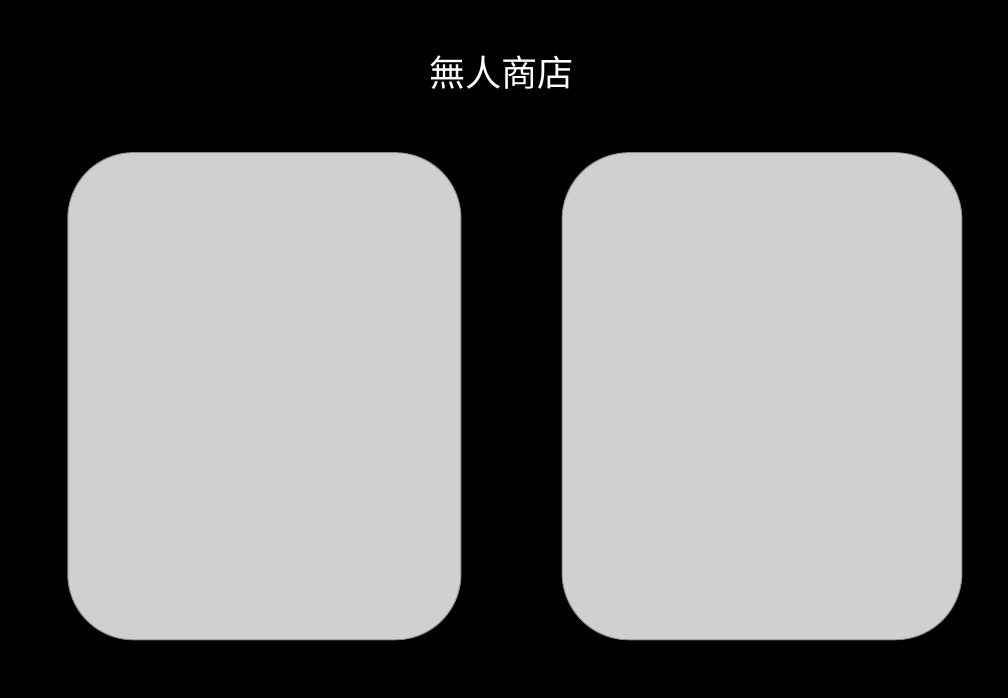
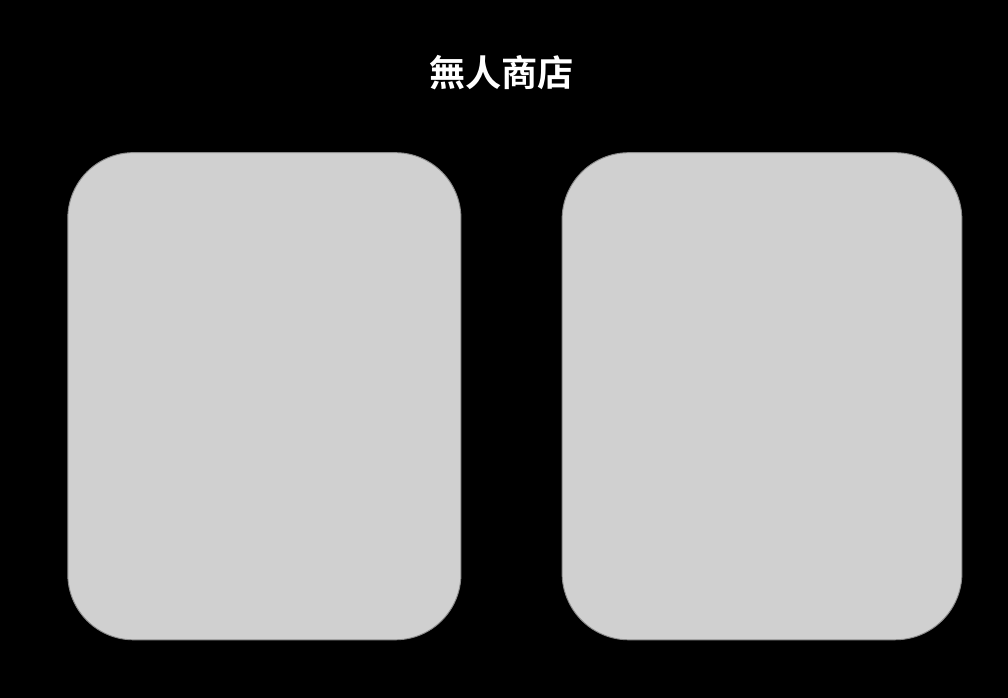
Before and after one commit to aishop07/something-of-project, a slide deck: slide 19 of 期末投影片.pptx (slide 2 before the commit). Drawn at 1008x698 pixels with LibreOffice and Linux fonts; fonts in the diff are those of the drawing; grey boxes stand for pictures; background and template pictures are left out. Boxes give left, top, right and bottom in pixels: in the first picture for what was removed or moved away, otherwise in the second. Text is boxed around its words. In the diff, an @@ line names an element or a change of style, - is before the commit and + after.

```diff
--- a/期末投影片.pptx
+++ b/期末投影片.pptx
@@ title "無人商店" at bbox=[429, 55, 574, 90]: bold on @@
```
Also in this commit, not shown: 7 other slides changed, 9 slides added, 1 slide removed.
